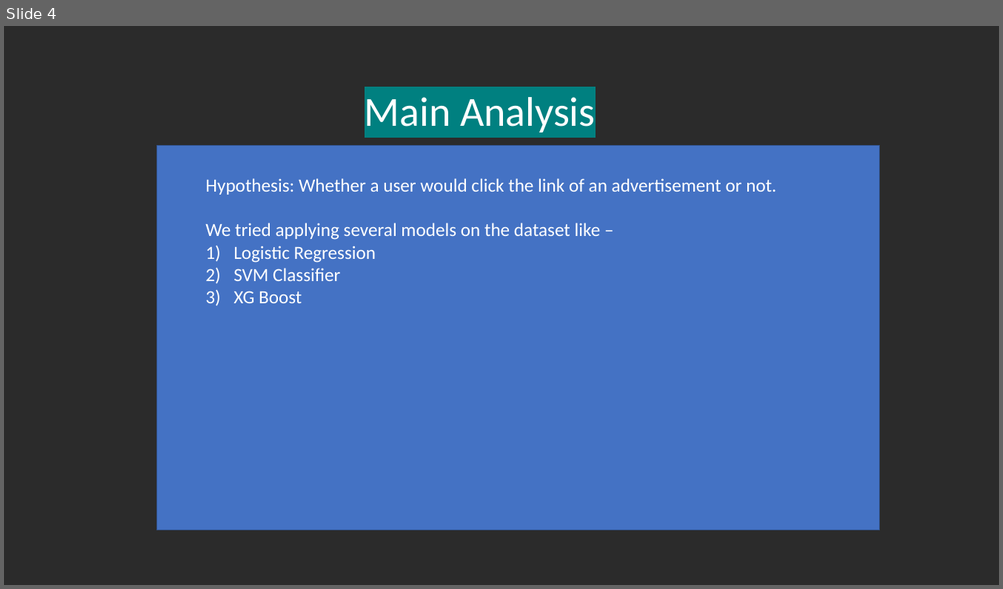
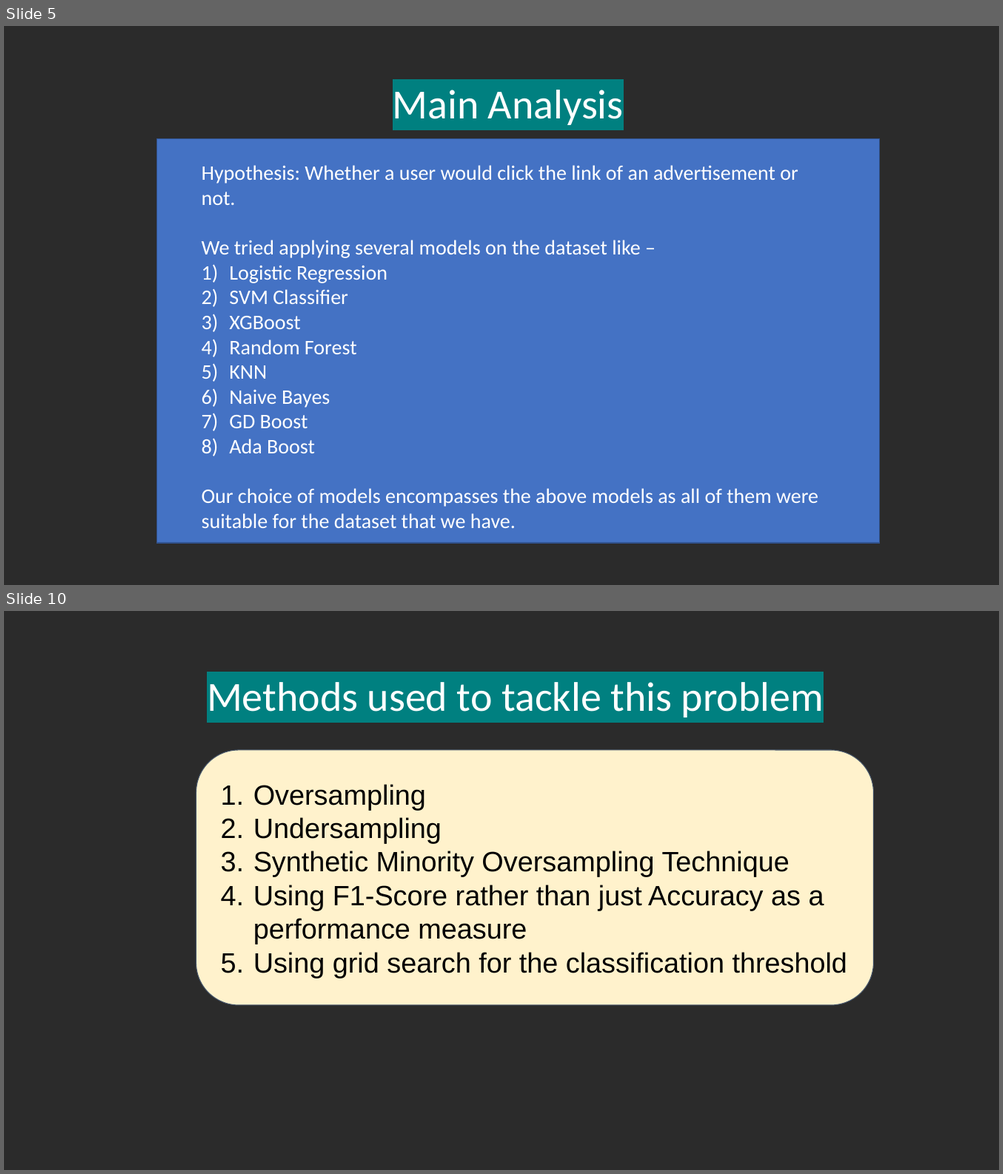
Before and after one commit to Somonnoy44/DSCI-project, a slide deck: DSCI Project Presentation Team 1 - Criteo Click Log Dataset.pptx. Shown one above the other, each under a label of ours: slide 4 before the commit, slides 5 and 10 after it; the slides between them are not shown. The pictures are 1003x589 and 1003x1174 pixels, drawn with LibreOffice and Linux fonts; fonts in the diff are those of the drawing; background and template pictures are left out; a plain dark background stands for a picture behind light text. Boxes give left, top, right and bottom in pixels: in the first picture for what was removed or moved away, otherwise in the second. Text is boxed around its words. In the diff, an @@ line names an element or a change of style, - is before the commit and + after.

Commit message:
Updated DSCI Project Presentation
Updated DSCI Project Presentation Team 1 - Criteo Click Log Dataset

```diff
--- a/DSCI Project Presentation Team 1 - Criteo Click Log Dataset.pptx
+++ b/DSCI Project Presentation Team 1 - Criteo Click Log Dataset.pptx
@@ slide 10 added at box(4, 611, 999, 1170), background picture (left out) @@
@@ text added at box(207, 682, 823, 718), 40 pt, text #FFFFFF @@
+Methods used to tackle this problem
@@ rounded rectangle added at box(196, 750, 874, 1005), fill #FFF2CC, outline #44546A 0.75 pt, 27 pt, text #000000 @@
+1. Oversampling
+2. Undersampling
+3. Synthetic Minority Oversampling Technique
+4. Using F1-Score rather than just Accuracy as a performance measure
+5. Using grid search for the classification threshold
@@ what was slide 4 is now slide 5 @@
@@ slide 5 changed as well @@
@@ text "Main Analysis": place and size @@
-text "Main Analysis" at box(364, 97, 595, 133)
+text "Main Analysis" at box(392, 90, 623, 125)
@@ rectangle: place and size @@
-rectangle at box(157, 145, 879, 531)
+rectangle at box(157, 138, 879, 543)
@@ rectangle at box(157, 138, 879, 543): outline #325491 1 pt to #31538F 1 pt @@
@@ text "Hypothesis: Whether a user would ...": place and size @@
-text "Hypothesis: Whether a user would ..." at box(205, 178, 776, 304)
+text "Hypothesis: Whether a user would ..." at box(202, 165, 818, 528)
@@ text at box(202, 165, 798, 304): size 18 to 20 pt in "Hypothesis: Whether a user would click the ...", "We tried applying several models on the ...", "Logistic Regression", "SVM Classifier"; indent changed @@
@@ text at box(202, 316, 818, 528): text changed; size 18 to 20 pt @@
-3) XG Boost
+3) XGBoost
+4) Random Forest
+5) KNN
+6) Naive Bayes
+7) GD Boost
+8) Ada Boost
+Our choice of models encompasses the above models as all of them were suitable for the dataset that we have.
```
Also in this commit, not shown: 2 other slides changed, 7 other slides added, 1 slide removed.
